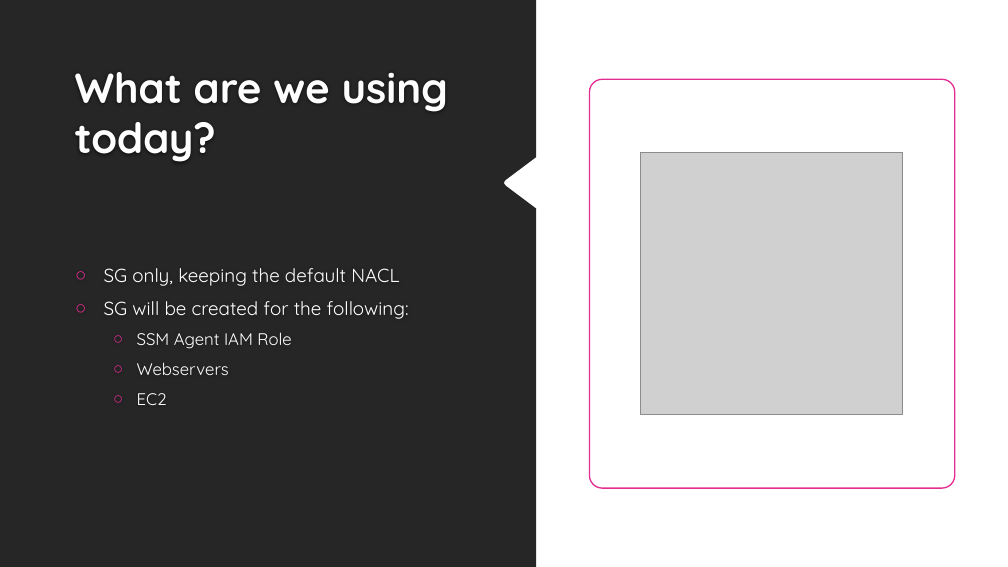
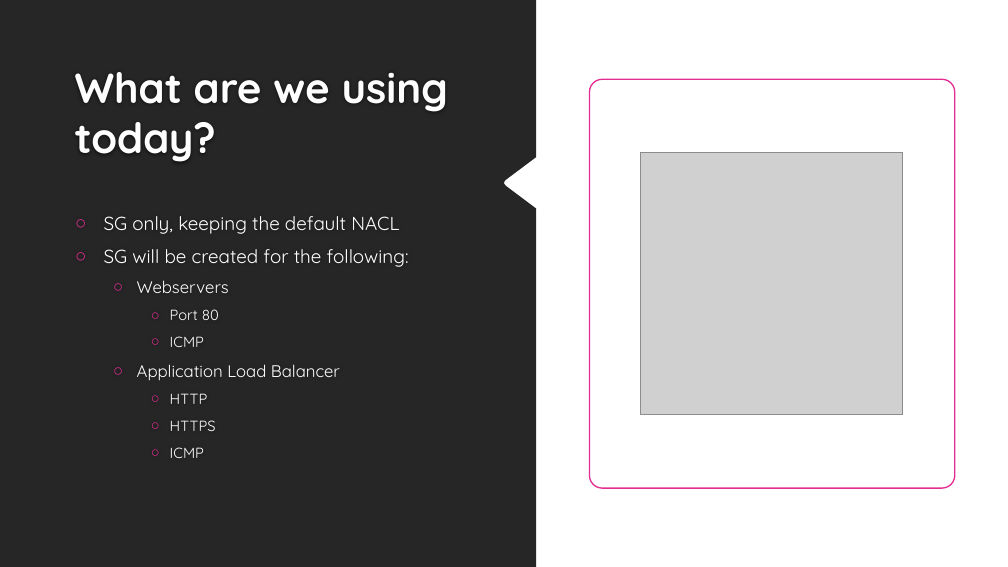
Before and after one commit to francalovescakes/cloud-network-security, a slide deck: slide 6 of day-1/sg_nacls.pptx. Drawn at 1008x567 pixels with LibreOffice and Linux fonts; fonts in the diff are those of the drawing; grey boxes stand for pictures; background and template pictures are left out. Boxes give left, top, right and bottom in pixels: in the first picture for what was removed or moved away, otherwise in the second. Text is boxed around its words. In the diff, an @@ line names an element or a change of style, - is before the commit and + after.

```diff
--- a/day-1/sg_nacls.pptx
+++ b/day-1/sg_nacls.pptx
@@ text at box(137, 309, 340, 458): text changed; size 16 to 14 pt @@
-  ○ EC2
+    ○ Port 80
+    ○ ICMP
+  ○ Application Load Balancer
+    ○ HTTP
+    ○ HTTPS
+    ○ ICMP
@@ text at box(137, 332, 291, 349): paragraph removed @@
-  ○ SSM Agent IAM Role
```
Also in this commit, not shown: 1 other slide changed, 7 other files.
